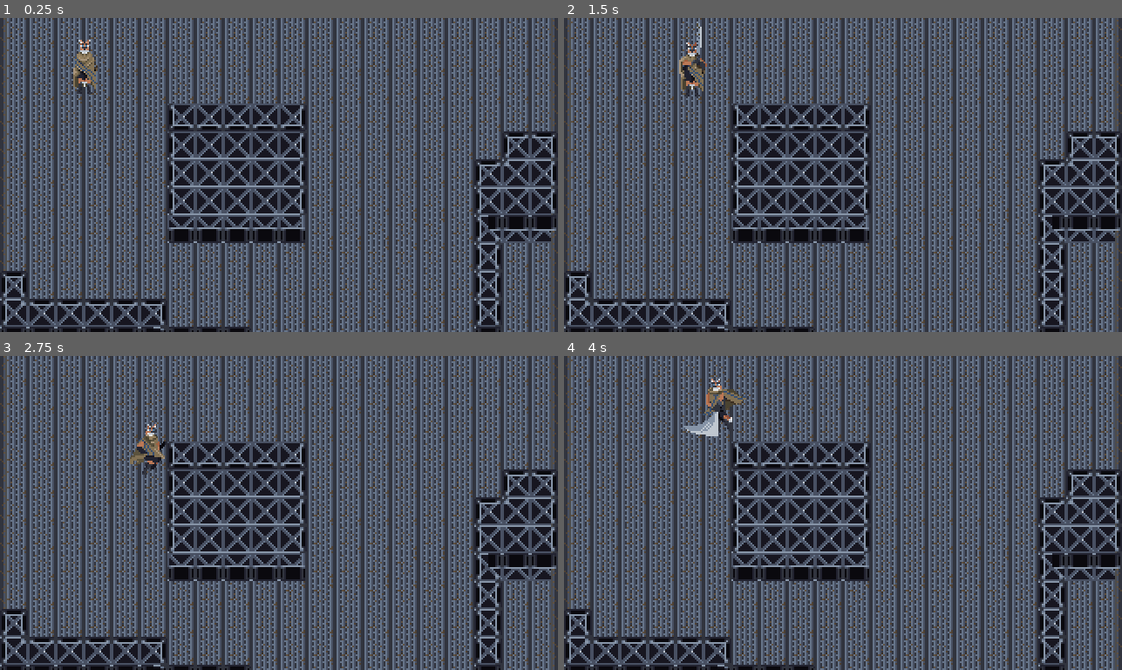
Above: before the commit, frames 1-4 (two rows, left to right).
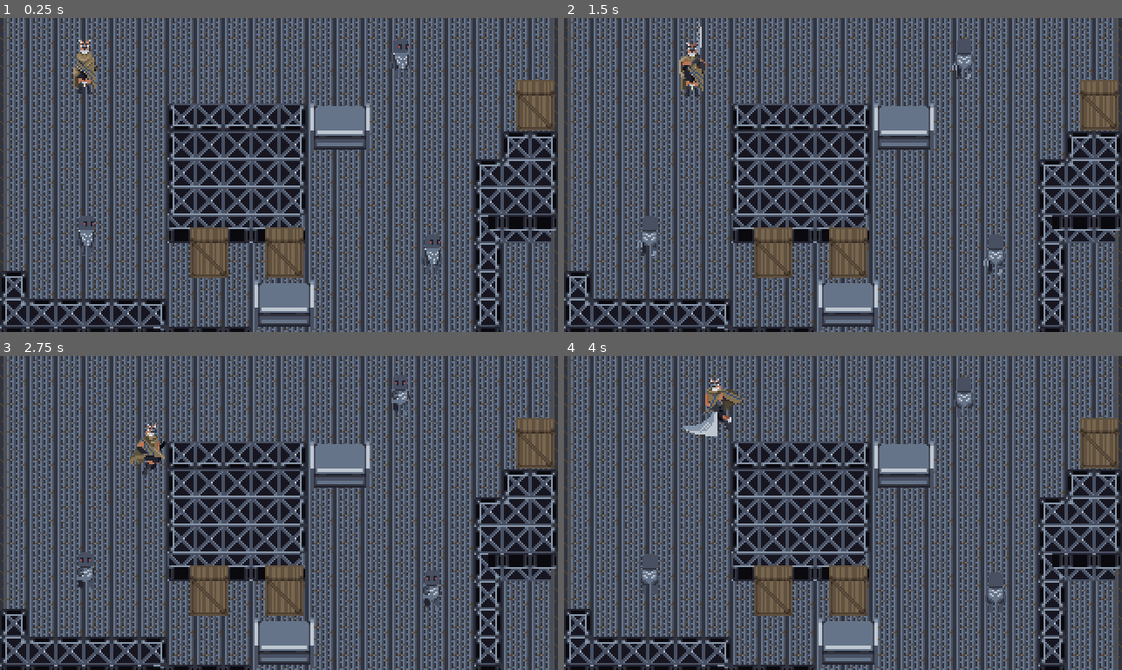
Above: after the commit, the same moments.

Repository: lucasalacerda/guara-game
Game: Godot game, scene res://World.tscn
Same seed, same stepped clock (60 frames per second), same inputs: the game is played once before the commit and once after it.
Inputs:
- Up to frame 1 (0.25 s): no input
- Up to frame 2 (1.5 s): hold Right (ui_right) 0.53-1.28 s; tap X (attack) at 0.6, 1.35 s; hold Down (ui_down) from 1.28 s (still down)
- Up to frame 3 (2.75 s): release Down (ui_down) at 2.03 s; hold Right (ui_right) from 2.03 s (still down); tap X (attack) at 2.1 s
- Up to frame 4 (4 s): release Right (ui_right) at 2.78 s; hold Up (ui_up) 2.78-3.53 s; tap X (attack) at 2.85, 3.6 s; hold Left (ui_left) from 3.53 s (still down)

The runs differ from the first frame. In frame 1, 6.0% of the frame differs, in the area x 13-100%, y 6-100%; in frame 2, 6.0%; in frame 3, 6.0%; in frame 4, 6.2%.

Commit message:
adiciona objetos com suas próprias layers de colisão; adiciona hitbox e hurtbox para objetos, inimigos e player; adiciona inimigos

Diff:
--- /dev/null
+++ b/Effects/WoodBoxEffect.gd
@@ -0,0 +1,10 @@
+extends Node2D
+
+
+onready var animated_sprite = $AnimatedSprite
+
+func _ready():
+	animated_sprite.play("Animate")
+
+func _on_AnimatedSprite_animation_finished():
+	queue_free()
--- /dev/null
+++ b/Effects/WoodBoxEffect.tscn
@@ -0,0 +1,43 @@
+[gd_scene load_steps=9 format=2]
+
+[ext_resource path="res://World/Objects/wood_box.png" type="Texture" id=1]
+[ext_resource path="res://Effects/WoodBoxEffect.gd" type="Script" id=2]
+
+[sub_resource type="AtlasTexture" id=2]
+atlas = ExtResource( 1 )
+region = Rect2( 64, 0, 64, 64 )
+
+[sub_resource type="AtlasTexture" id=3]
+atlas = ExtResource( 1 )
+region = Rect2( 128, 0, 64, 64 )
+
+[sub_resource type="AtlasTexture" id=4]
+atlas = ExtResource( 1 )
+region = Rect2( 192, 0, 64, 64 )
+
+[sub_resource type="AtlasTexture" id=5]
+atlas = ExtResource( 1 )
+region = Rect2( 256, 0, 64, 64 )
+
+[sub_resource type="AtlasTexture" id=6]
+atlas = ExtResource( 1 )
+region = Rect2( 320, 0, 64, 64 )
+
+[sub_resource type="SpriteFrames" id=1]
+animations = [ {
+"frames": [ SubResource( 2 ), SubResource( 3 ), SubResource( 4 ), SubResource( 5 ), SubResource( 6 ) ],
+"loop": true,
+"name": "Animate",
+"speed": 15.0
+} ]
+
+[node name="WoodBoxEffect" type="Node2D"]
+script = ExtResource( 2 )
+
+[node name="AnimatedSprite" type="AnimatedSprite" parent="."]
+frames = SubResource( 1 )
+animation = "Animate"
+centered = false
+offset = Vector2( -20, -20 )
+
+[connection signal="animation_finished" from="AnimatedSprite" to="." method="_on_AnimatedSprite_animation_finished"]
--- /dev/null
+++ b/Enemies/Mob/Robot.tscn
@@ -0,0 +1,142 @@
+[gd_scene load_steps=31 format=2]
+
+[ext_resource path="res://Enemies/Mob/robot_level_one.png" type="Texture" id=1]
+[ext_resource path="res://Hitboxes_Hurtboxes/Hurtbox.tscn" type="PackedScene" id=2]
+[ext_resource path="res://Enemies/Mob/RobotOne.gd" type="Script" id=3]
+
+[sub_resource type="AtlasTexture" id=1]
+atlas = ExtResource( 1 )
+region = Rect2( 0, 0, 64, 64 )
+
+[sub_resource type="AtlasTexture" id=2]
+atlas = ExtResource( 1 )
+region = Rect2( 64, 0, 64, 64 )
+
+[sub_resource type="AtlasTexture" id=3]
+atlas = ExtResource( 1 )
+region = Rect2( 128, 0, 64, 64 )
+
+[sub_resource type="AtlasTexture" id=4]
+atlas = ExtResource( 1 )
+region = Rect2( 192, 0, 64, 64 )
+
+[sub_resource type="AtlasTexture" id=5]
+atlas = ExtResource( 1 )
+region = Rect2( 256, 0, 64, 64 )
+
+[sub_resource type="AtlasTexture" id=6]
+atlas = ExtResource( 1 )
+region = Rect2( 320, 0, 64, 64 )
+
+[sub_resource type="AtlasTexture" id=7]
+atlas = ExtResource( 1 )
+region = Rect2( 384, 0, 64, 64 )
+
+[sub_resource type="AtlasTexture" id=8]
+atlas = ExtResource( 1 )
+region = Rect2( 448, 0, 64, 64 )
+
+[sub_resource type="AtlasTexture" id=9]
+atlas = ExtResource( 1 )
+region = Rect2( 512, 0, 64, 64 )
+
+[sub_resource type="AtlasTexture" id=10]
+atlas = ExtResource( 1 )
+region = Rect2( 576, 0, 64, 64 )
+
+[sub_resource type="AtlasTexture" id=11]
+atlas = ExtResource( 1 )
+region = Rect2( 640, 0, 64, 64 )
+
+[sub_resource type="AtlasTexture" id=12]
+atlas = ExtResource( 1 )
+region = Rect2( 704, 0, 64, 64 )
+
+[sub_resource type="AtlasTexture" id=13]
+atlas = ExtResource( 1 )
+region = Rect2( 768, 0, 64, 64 )
+
+[sub_resource type="AtlasTexture" id=14]
+atlas = ExtResource( 1 )
+region = Rect2( 832, 0, 64, 64 )
+
+[sub_resource type="AtlasTexture" id=15]
+atlas = ExtResource( 1 )
+region = Rect2( 896, 0, 64, 64 )
+
+[sub_resource type="AtlasTexture" id=16]
+atlas = ExtResource( 1 )
+region = Rect2( 960, 0, 64, 64 )
+
+[sub_resource type="AtlasTexture" id=17]
+atlas = ExtResource( 1 )
+region = Rect2( 1024, 0, 64, 64 )
+
+[sub_resource type="AtlasTexture" id=18]
+atlas = ExtResource( 1 )
+region = Rect2( 1088, 0, 64, 64 )
+
+[sub_resource type="AtlasTexture" id=19]
+atlas = ExtResource( 1 )
+region = Rect2( 1152, 0, 64, 64 )
+
+[sub_resource type="AtlasTexture" id=20]
+atlas = ExtResource( 1 )
+region = Rect2( 1216, 0, 64, 64 )
+
+[sub_resource type="AtlasTexture" id=21]
+atlas = ExtResource( 1 )
+region = Rect2( 1280, 0, 64, 64 )
+
+[sub_resource type="AtlasTexture" id=22]
+atlas = ExtResource( 1 )
+region = Rect2( 1344, 0, 64, 64 )
+
+[sub_resource type="AtlasTexture" id=23]
+atlas = ExtResource( 1 )
+region = Rect2( 1408, 0, 64, 64 )
+
+[sub_resource type="AtlasTexture" id=24]
+atlas = ExtResource( 1 )
+region = Rect2( 1472, 0, 64, 64 )
+
+[sub_resource type="SpriteFrames" id=25]
+animations = [ {
+"frames": [ SubResource( 1 ), SubResource( 2 ), SubResource( 3 ), SubResource( 4 ), SubResource( 5 ), SubResource( 6 ), SubResource( 7 ), SubResource( 8 ), SubResource( 9 ), SubResource( 10 ), SubResource( 11 ), SubResource( 12 ), SubResource( 13 ), SubResource( 14 ), SubResource( 15 ), SubResource( 16 ), SubResource( 17 ), SubResource( 18 ), SubResource( 19 ), SubResource( 20 ), SubResource( 21 ), SubResource( 22 ), SubResource( 23 ), SubResource( 24 ) ],
+"loop": true,
+"name": "Walk",
+"speed": 8.0
+} ]
+
+[sub_resource type="CapsuleShape2D" id=26]
+radius = 7.2076
+height = 11.7951
+
+[sub_resource type="CapsuleShape2D" id=27]
+radius = 8.04188
+height = 12.7931
+
+[node name="RobotOne" type="KinematicBody2D"]
+collision_layer = 16
+script = ExtResource( 3 )
+
+[node name="AnimatedSprite" type="AnimatedSprite" parent="."]
+frames = SubResource( 25 )
+animation = "Walk"
+frame = 23
+playing = true
+
+[node name="CollisionShape2D" type="CollisionShape2D" parent="."]
+position = Vector2( 0, 4.16222 )
+shape = SubResource( 26 )
+
+[node name="Hurtbox" parent="." instance=ExtResource( 2 )]
+collision_layer = 8
+
+[node name="CollisionShape2D" parent="Hurtbox" index="0"]
+position = Vector2( -0.33371, 4.17138 )
+shape = SubResource( 27 )
+
+[connection signal="area_entered" from="Hurtbox" to="." method="_on_Hurtbox_area_entered"]
+
+[editable path="Hurtbox"]
--- /dev/null
+++ b/Enemies/Mob/RobotOne.gd
@@ -0,0 +1,10 @@
+extends KinematicBody2D
+
+var knockback = Vector2.ZERO
+
+func _physics_process(delta):
+	knockback = knockback.move_toward(Vector2.ZERO, 200 * delta)
+	knockback = move_and_slide(knockback)
+
+func _on_Hurtbox_area_entered(area):
+	knockback = area.knockback_vector * 100
--- /dev/null
+++ b/Hitboxes_Hurtboxes/Hitbox.tscn
@@ -0,0 +1,7 @@
+[gd_scene format=2]
+
+[node name="Hitbox" type="Area2D"]
+collision_layer = 0
+collision_mask = 0
+
+[node name="CollisionShape2D" type="CollisionShape2D" parent="."]
--- /dev/null
+++ b/Hitboxes_Hurtboxes/Hurtbox.tscn
@@ -0,0 +1,7 @@
+[gd_scene format=2]
+
+[node name="Hurtbox" type="Area2D"]
+collision_layer = 0
+collision_mask = 0
+
+[node name="CollisionShape2D" type="CollisionShape2D" parent="."]
--- /dev/null
+++ b/Hitboxes_Hurtboxes/SwordHitbox.gd
@@ -0,0 +1,16 @@
+extends Area2D
+
+
+# Declare member variables here. Examples:
+# var a = 2
+# var b = "text"
+
+
+# Called when the node enters the scene tree for the first time.
+func _ready():
+	pass # Replace with function body.
+
+
+# Called every frame. 'delta' is the elapsed time since the previous frame.
+#func _process(delta):
+#	pass
--- a/Player/Player.gd
+++ b/Player/Player.gd
@@ -12,13 +12,16 @@
 
 var state = MOVE
 var velocity = Vector2.ZERO
+var roll_vector = Vector2.LEFT
 
 onready var animation_player = $AnimationPlayer
 onready var animation_tree = $AnimationTree
 onready var animation_state = animation_tree.get("parameters/playback")
+onready var sword_hitbox = $HitboxPivot/SwordHitbox
 
 func _ready():
 	animation_tree.active = true
+	sword_hitbox.knockback_vector = roll_vector
 
 func _physics_process(delta):
 	match state:
@@ -36,6 +39,8 @@
 	input_vector = input_vector.normalized()
 
 	if input_vector != Vector2.ZERO:
+		roll_vector = input_vector
+		sword_hitbox.knockback_vector = input_vector
 		animation_tree.set("parameters/Idle/blend_position", input_vector)
 		animation_tree.set("parameters/Run/blend_position", input_vector)
 		animation_tree.set("parameters/Attack/blend_position", input_vector)
--- a/Player/Player.tscn
+++ b/Player/Player.tscn
@@ -1,10 +1,12 @@
-[gd_scene load_steps=37 format=2]
+[gd_scene load_steps=40 format=2]
 
 [ext_resource path="res://Player/guara_movement_attack.png" type="Texture" id=1]
 [ext_resource path="res://Player/Player.gd" type="Script" id=2]
+[ext_resource path="res://Hitboxes_Hurtboxes/Hitbox.tscn" type="PackedScene" id=3]
+[ext_resource path="res://Player/SwordHitbox.gd" type="Script" id=4]
 
 [sub_resource type="CapsuleShape2D" id=1]
-radius = 4.5903
+radius = 5.58776
 height = 5.50501
 
 [sub_resource type="Animation" id=2]
@@ -36,6 +38,30 @@
 "method": "attack_animation_finished"
 } ]
 }
+tracks/2/type = "value"
+tracks/2/path = NodePath("HitboxPivot:rotation_degrees")
+tracks/2/interp = 1
+tracks/2/loop_wrap = true
+tracks/2/imported = false
+tracks/2/enabled = true
+tracks/2/keys = {
+"times": PoolRealArray( 0 ),
+"transitions": PoolRealArray( 1 ),
+"update": 0,
+"values": [ 90.0 ]
+}
+tracks/3/type = "value"
+tracks/3/path = NodePath("HitboxPivot/SwordHitbox/CollisionShape2D:disabled")
+tracks/3/interp = 1
+tracks/3/loop_wrap = true
+tracks/3/imported = false
+tracks/3/enabled = true
+tracks/3/keys = {
+"times": PoolRealArray( 0.1, 0.3 ),
+"transitions": PoolRealArray( 1, 1 ),
+"update": 0,
+"values": [ false, true ]
+}
 
 [sub_resource type="Animation" id=3]
 resource_name = "AttackLeft"
@@ -66,6 +92,30 @@
 "method": "attack_animation_finished"
 } ]
 }
+tracks/2/type = "value"
+tracks/2/path = NodePath("HitboxPivot:rotation_degrees")
+tracks/2/interp = 1
+tracks/2/loop_wrap = true
+tracks/2/imported = false
+tracks/2/enabled = true
+tracks/2/keys = {
+"times": PoolRealArray( 0 ),
+"transitions": PoolRealArray( 1 ),
+"update": 0,
+"values": [ 180.0 ]
+}
+tracks/3/type = "value"
+tracks/3/path = NodePath("HitboxPivot/SwordHitbox/CollisionShape2D:disabled")
+tracks/3/interp = 1
+tracks/3/loop_wrap = true
+tracks/3/imported = false
+tracks/3/enabled = true
+tracks/3/keys = {
+"times": PoolRealArray( 0.1, 0.3 ),
+"transitions": PoolRealArray( 1, 1 ),
+"update": 0,
+"values": [ false, true ]
+}
 
 [sub_resource type="Animation" id=4]
 resource_name = "AttackRight"
@@ -96,6 +146,30 @@
 "method": "attack_animation_finished"
 } ]
 }
+tracks/2/type = "value"
+tracks/2/path = NodePath("HitboxPivot:rotation_degrees")
+tracks/2/interp = 1
+tracks/2/loop_wrap = true
+tracks/2/imported = false
+tracks/2/enabled = true
+tracks/2/keys = {
+"times": PoolRealArray( 0 ),
+"transitions": PoolRealArray( 1 ),
+"update": 0,
+"values": [ 0.0 ]
+}
+tracks/3/type = "value"
+tracks/3/path = NodePath("HitboxPivot/SwordHitbox/CollisionShape2D:disabled")
+tracks/3/interp = 1
+tracks/3/loop_wrap = true
+tracks/3/imported = false
+tracks/3/enabled = true
+tracks/3/keys = {
+"times": PoolRealArray( 0.1, 0.3 ),
+"transitions": PoolRealArray( 1, 1 ),
+"update": 0,
+"values": [ false, true ]
+}
 
 [sub_resource type="Animation" id=5]
 resource_name = "AttackUp"
@@ -126,6 +200,30 @@
 "method": "attack_animation_finished"
 } ]
 }
+tracks/2/type = "value"
+tracks/2/path = NodePath("HitboxPivot:rotation_degrees")
+tracks/2/interp = 1
+tracks/2/loop_wrap = true
+tracks/2/imported = false
+tracks/2/enabled = true
+tracks/2/keys = {
+"times": PoolRealArray( 0 ),
+"transitions": PoolRealArray( 1 ),
+"update": 0,
+"values": [ 270.0 ]
+}
+tracks/3/type = "value"
+tracks/3/path = NodePath("HitboxPivot/SwordHitbox/CollisionShape2D:disabled")
+tracks/3/interp = 1
+tracks/3/loop_wrap = true
+tracks/3/imported = false
+tracks/3/enabled = true
+tracks/3/keys = {
+"times": PoolRealArray( 0.1, 0.3 ),
+"transitions": PoolRealArray( 1, 1 ),
+"update": 0,
+"values": [ false, true ]
+}
 
 [sub_resource type="Animation" id=6]
 length = 0.1
@@ -255,112 +353,116 @@
 "values": [ 11, 12, 13, 14, 15 ]
 }
 
-[sub_resource type="AnimationNodeAnimation" id=28]
+[sub_resource type="AnimationNodeAnimation" id=14]
 animation = "AttackDown"
 
-[sub_resource type="AnimationNodeAnimation" id=29]
+[sub_resource type="AnimationNodeAnimation" id=15]
 animation = "AttackLeft"
 
-[sub_resource type="AnimationNodeAnimation" id=30]
+[sub_resource type="AnimationNodeAnimation" id=16]
 animation = "AttackUp"
 
-[sub_resource type="AnimationNodeAnimation" id=31]
+[sub_resource type="AnimationNodeAnimation" id=17]
 animation = "AttackRight"
 
-[sub_resource type="AnimationNodeBlendSpace2D" id=32]
-blend_point_0/node = SubResource( 28 )
+[sub_resource type="AnimationNodeBlendSpace2D" id=18]
+blend_point_0/node = SubResource( 14 )
 blend_point_0/pos = Vector2( 0, 1.1 )
-blend_point_1/node = SubResource( 29 )
+blend_point_1/node = SubResource( 15 )
 blend_point_1/pos = Vector2( -1, 0 )
-blend_point_2/node = SubResource( 30 )
+blend_point_2/node = SubResource( 16 )
 blend_point_2/pos = Vector2( 0, -1.1 )
-blend_point_3/node = SubResource( 31 )
+blend_point_3/node = SubResource( 17 )
 blend_point_3/pos = Vector2( 1, 0 )
 min_space = Vector2( -1, -1.1 )
 max_space = Vector2( 1, 1.1 )
 blend_mode = 1
 
-[sub_resource type="AnimationNodeAnimation" id=14]
+[sub_resource type="AnimationNodeAnimation" id=19]
 animation = "IdleDown"
 
-[sub_resource type="AnimationNodeAnimation" id=15]
+[sub_resource type="AnimationNodeAnimation" id=20]
 animation = "IdleRight"
 
-[sub_resource type="AnimationNodeAnimation" id=16]
+[sub_resource type="AnimationNodeAnimation" id=21]
 animation = "IdleUp"
 
-[sub_resource type="AnimationNodeAnimation" id=17]
+[sub_resource type="AnimationNodeAnimation" id=22]
 animation = "IdleLeft"
 
-[sub_resource type="AnimationNodeBlendSpace2D" id=18]
-blend_point_0/node = SubResource( 14 )
+[sub_resource type="AnimationNodeBlendSpace2D" id=23]
+blend_point_0/node = SubResource( 19 )
 blend_point_0/pos = Vector2( 0, 1.1 )
-blend_point_1/node = SubResource( 15 )
+blend_point_1/node = SubResource( 20 )
 blend_point_1/pos = Vector2( 1, 0 )
-blend_point_2/node = SubResource( 16 )
+blend_point_2/node = SubResource( 21 )
 blend_point_2/pos = Vector2( 0, -1.1 )
-blend_point_3/node = SubResource( 17 )
+blend_point_3/node = SubResource( 22 )
 blend_point_3/pos = Vector2( -1, 0 )
 min_space = Vector2( -1, -1.1 )
 max_space = Vector2( 1, 1.1 )
 blend_mode = 1
 
-[sub_resource type="AnimationNodeAnimation" id=19]
+[sub_resource type="AnimationNodeAnimation" id=24]
 animation = "RunLeft"
 
-[sub_resource type="AnimationNodeAnimation" id=20]
+[sub_resource type="AnimationNodeAnimation" id=25]
 animation = "RunDown"
 
-[sub_resource type="AnimationNodeAnimation" id=21]
+[sub_resource type="AnimationNodeAnimation" id=26]
 animation = "RunUp"
 
-[sub_resource type="AnimationNodeAnimation" id=22]
+[sub_resource type="AnimationNodeAnimation" id=27]
 animation = "RunRight"
 
-[sub_resource type="AnimationNodeBlendSpace2D" id=23]
-blend_point_0/node = SubResource( 19 )
+[sub_resource type="AnimationNodeBlendSpace2D" id=28]
+blend_point_0/node = SubResource( 24 )
 blend_point_0/pos = Vector2( -1, 0 )
-blend_point_1/node = SubResource( 20 )
+blend_point_1/node = SubResource( 25 )
 blend_point_1/pos = Vector2( 0, 1.1 )
-blend_point_2/node = SubResource( 21 )
+blend_point_2/node = SubResource( 26 )
 blend_point_2/pos = Vector2( 0, -1.1 )
-blend_point_3/node = SubResource( 22 )
+blend_point_3/node = SubResource( 27 )
 blend_point_3/pos = Vector2( 1, 0 )
 min_space = Vector2( -1, -1.1 )
 max_space = Vector2( 1, 1.1 )
 blend_mode = 1
 
-[sub_resource type="AnimationNodeStateMachineTransition" id=24]
-
-[sub_resource type="AnimationNodeStateMachineTransition" id=25]
-
-[sub_resource type="AnimationNodeStateMachineTransition" id=33]
-
-[sub_resource type="AnimationNodeStateMachineTransition" id=34]
-
-[sub_resource type="AnimationNodeStateMachine" id=26]
-states/Attack/node = SubResource( 32 )
+[sub_resource type="AnimationNodeStateMachineTransition" id=29]
+
+[sub_resource type="AnimationNodeStateMachineTransition" id=30]
+
+[sub_resource type="AnimationNodeStateMachineTransition" id=31]
+
+[sub_resource type="AnimationNodeStateMachineTransition" id=32]
+
+[sub_resource type="AnimationNodeStateMachine" id=33]
+states/Attack/node = SubResource( 18 )
 states/Attack/position = Vector2( 518, 165 )
-states/Idle/node = SubResource( 18 )
+states/Idle/node = SubResource( 23 )
 states/Idle/position = Vector2( 518, 91 )
-states/Run/node = SubResource( 23 )
+states/Run/node = SubResource( 28 )
 states/Run/position = Vector2( 734, 91 )
-transitions = [ "Idle", "Run", SubResource( 24 ), "Run", "Idle", SubResource( 25 ), "Attack", "Idle", SubResource( 33 ), "Idle", "Attack", SubResource( 34 ) ]
+transitions = [ "Idle", "Run", SubResource( 29 ), "Run", "Idle", SubResource( 30 ), "Attack", "Idle", SubResource( 31 ), "Idle", "Attack", SubResource( 32 ) ]
 start_node = "Idle"
 
-[sub_resource type="AnimationNodeStateMachinePlayback" id=27]
+[sub_resource type="AnimationNodeStateMachinePlayback" id=34]
+
+[sub_resource type="CapsuleShape2D" id=35]
+height = 12.0
 
 [node name="Player" type="KinematicBody2D"]
+collision_layer = 2
 script = ExtResource( 2 )
 
 [node name="Sprite" type="Sprite" parent="."]
 position = Vector2( -0.396851, -6.53929 )
 texture = ExtResource( 1 )
 hframes = 40
-frame = 19
+frame = 9
 
 [node name="CollisionShape2D" type="CollisionShape2D" parent="."]
-position = Vector2( 0, 2.18268 )
+position = Vector2( -0.707901, 1.00284 )
 shape = SubResource( 1 )
 
 [node name="AnimationPlayer" type="AnimationPlayer" parent="."]
@@ -378,9 +480,26 @@
 anims/RunUp = SubResource( 13 )
 
 [node name="AnimationTree" type="AnimationTree" parent="."]
-tree_root = SubResource( 26 )
+tree_root = SubResource( 33 )
 anim_player = NodePath("../AnimationPlayer")
-parameters/playback = SubResource( 27 )
+parameters/playback = SubResource( 34 )
 parameters/Attack/blend_position = Vector2( 0.0569867, 0.656452 )
 parameters/Idle/blend_position = Vector2( -0.00390321, 1.01724 )
 parameters/Run/blend_position = Vector2( 0, 0 )
+
+[node name="HitboxPivot" type="Position2D" parent="."]
+position = Vector2( 0, -4 )
+__meta__ = {
+"_gizmo_extents_": 16.0
+}
+
+[node name="SwordHitbox" parent="HitboxPivot" instance=ExtResource( 3 )]
+position = Vector2( 14, 0 )
+collision_mask = 8
+script = ExtResource( 4 )
+
+[node name="CollisionShape2D" parent="HitboxPivot/SwordHitbox" index="0"]
+shape = SubResource( 35 )
+disabled = true
+
+[editable path="HitboxPivot/SwordHitbox"]
--- /dev/null
+++ b/Player/SwordHitbox.gd
@@ -0,0 +1,3 @@
+extends Area2D
+
+var knockback_vector = Vector2.ZERO
--- a/World.tscn
+++ b/World.tscn
@@ -1,8 +1,11 @@
-[gd_scene load_steps=53 format=2]
+[gd_scene load_steps=56 format=2]
 
 [ext_resource path="res://Player/Player.tscn" type="PackedScene" id=1]
+[ext_resource path="res://Enemies/Mob/Robot.tscn" type="PackedScene" id=2]
 [ext_resource path="res://World/Tile/industry_rusty_tile.png" type="Texture" id=3]
 [ext_resource path="res://World/Tile/CliffMetalFloor.png" type="Texture" id=4]
+[ext_resource path="res://World/Objects/IronShelf.tscn" type="PackedScene" id=5]
+[ext_resource path="res://World/Objects/WoodBox.tscn" type="PackedScene" id=6]
 
 [sub_resource type="TileSet" id=1]
 0/name = "industry_rusty_tile.png 0"
@@ -492,6 +495,7 @@
 [node name="CliffMetalFloor" type="TileMap" parent="."]
 tile_set = SubResource( 49 )
 cell_size = Vector2( 16, 16 )
+collision_mask = 0
 format = 1
 tile_data = PoolIntArray( 196614, 1073741824, 0, 196615, 1073741824, 1, 196616, 1073741824, 1, 196617, 1073741824, 1, 1 …(1103 unchanged characters)…
 
@@ -499,3 +503,31 @@
 
 [node name="Player" parent="YSort" instance=ExtResource( 1 )]
 position = Vector2( 48.2482, 32.8517 )
+
+[node name="Shelf" type="YSort" parent="YSort"]
+
+[node name="IronShelf" parent="YSort/Shelf" instance=ExtResource( 5 )]
+position = Vector2( 195.094, 58.6363 )
+
+[node name="IronShelf2" parent="YSort/Shelf" instance=ExtResource( 5 )]
+position = Vector2( 162.88, 159.944 )
+
+[node name="Box" type="YSort" parent="YSort"]
+
+[node name="WoodBox" parent="YSort/Box" instance=ExtResource( 6 )]
+position = Vector2( 108.789, 119.802 )
+
+[node name="WoodBox2" parent="YSort/Box" instance=ExtResource( 6 )]
+position = Vector2( 152.172, 120.136 )
+
+[node name="WoodBox3" parent="YSort/Box" instance=ExtResource( 6 )]
+position = Vector2( 296.001, 35.3732 )
+
+[node name="RobotOne" parent="YSort" instance=ExtResource( 2 )]
+position = Vector2( 230.706, 18.1354 )
+
+[node name="RobotOne2" parent="YSort" instance=ExtResource( 2 )]
+position = Vector2( 248.544, 130.218 )
+
+[node name="RobotOne3" parent="YSort" instance=ExtResource( 2 )]
+position = Vector2( 49.9466, 119.515 )
--- /dev/null
+++ b/World/Objects/IronShelf.tscn
@@ -0,0 +1,15 @@
+[gd_scene load_steps=3 format=2]
+
+[ext_resource path="res://World/Objects/iron_shelf.png" type="Texture" id=1]
+
+[sub_resource type="RectangleShape2D" id=1]
+extents = Vector2( 16.7954, 10 )
+
+[node name="IronShelf" type="StaticBody2D"]
+
+[node name="Sprite" type="Sprite" parent="."]
+texture = ExtResource( 1 )
+
+[node name="CollisionShape2D" type="CollisionShape2D" parent="."]
+position = Vector2( 0.374573, 3.37119 )
+shape = SubResource( 1 )
--- /dev/null
+++ b/World/Objects/IronTable.tscn
@@ -0,0 +1,16 @@
+[gd_scene load_steps=3 format=2]
+
+[ext_resource path="res://World/Objects/iron_table.png" type="Texture" id=1]
+
+[sub_resource type="RectangleShape2D" id=1]
+extents = Vector2( 5.68609, 11.4439 )
+
+[node name="IronTable" type="StaticBody2D"]
+
+[node name="Sprite" type="Sprite" parent="."]
+texture = ExtResource( 1 )
+
+[node name="CollisionShape2D" type="CollisionShape2D" parent="."]
+position = Vector2( -0.081871, 4.30567 )
+rotation = 1.5708
+shape = SubResource( 1 )
--- /dev/null
+++ b/World/Objects/WoodBox.gd
@@ -0,0 +1,13 @@
+extends StaticBody2D
+
+func _on_Hurtbox_area_entered(area):
+	create_grass_effect()
+	queue_free()
+
+func create_grass_effect():
+	var WoodBoxEffect = load("res://Effects/WoodBoxEffect.tscn")
+	var box_effect = WoodBoxEffect.instance()
+
+	var world = get_tree().current_scene
+	world.add_child(box_effect)
+	box_effect.global_position = global_position
--- /dev/null
+++ b/World/Objects/WoodBox.tscn
@@ -0,0 +1,35 @@
+[gd_scene load_steps=6 format=2]
+
+[ext_resource path="res://World/Objects/wood_box.png" type="Texture" id=1]
+[ext_resource path="res://World/Objects/WoodBox.gd" type="Script" id=2]
+[ext_resource path="res://Hitboxes_Hurtboxes/Hurtbox.tscn" type="PackedScene" id=3]
+
+[sub_resource type="RectangleShape2D" id=1]
+extents = Vector2( 10.4276, 13.4569 )
+
+[sub_resource type="RectangleShape2D" id=2]
+extents = Vector2( 10.4276, 13.8315 )
+
+[node name="WoodBox" type="StaticBody2D"]
+script = ExtResource( 2 )
+
+[node name="Sprite" type="Sprite" parent="."]
+texture = ExtResource( 1 )
+centered = false
+offset = Vector2( -20, -20 )
+hframes = 6
+
+[node name="CollisionShape2D" type="CollisionShape2D" parent="."]
+position = Vector2( 11.2373, 13.1102 )
+shape = SubResource( 1 )
+
+[node name="Hurtbox" parent="." instance=ExtResource( 3 )]
+collision_layer = 8
+
+[node name="CollisionShape2D" parent="Hurtbox" index="0"]
+position = Vector2( 11.2373, 13.8593 )
+shape = SubResource( 2 )
+
+[connection signal="area_entered" from="Hurtbox" to="." method="_on_Hurtbox_area_entered"]
+
+[editable path="Hurtbox"]
--- a/project.godot
+++ b/project.godot
@@ -82,6 +82,14 @@
  ]
 }
 
+[layer_names]
+
+2d_physics/layer_1="World"
+2d_physics/layer_2="Player"
+2d_physics/layer_3="PlayerHurtbox"
+2d_physics/layer_4="EnemyHurtbox"
+2d_physics/layer_5="Enemy"
+
 [physics]
 
 common/enable_pause_aware_picking=true
Binary file added: Enemies/Mob/robot_level_one.png
Not shown, added: Enemies/Mob/robot_level_one.png.import
Binary file added: World/Objects/bush_one.png
Not shown, added: World/Objects/bush_one.png.import
Binary file added: World/Objects/iron_shelf.png
Not shown, added: World/Objects/iron_shelf.png.import
Binary file added: World/Objects/iron_table.png
Not shown, added: World/Objects/iron_table.png.import
Binary file added: World/Objects/wood_box.png
Not shown, added: World/Objects/wood_box.png.import
